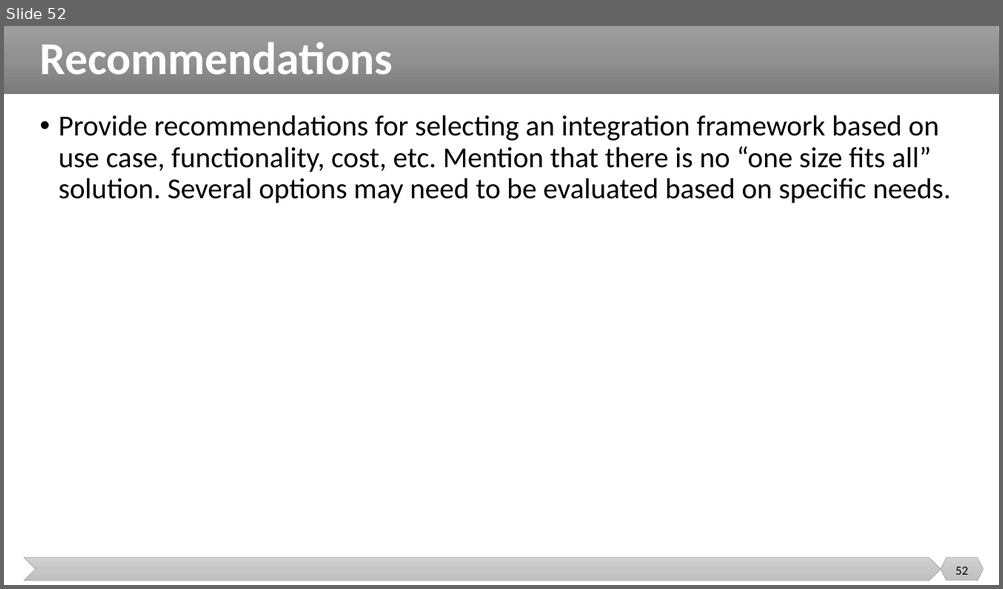
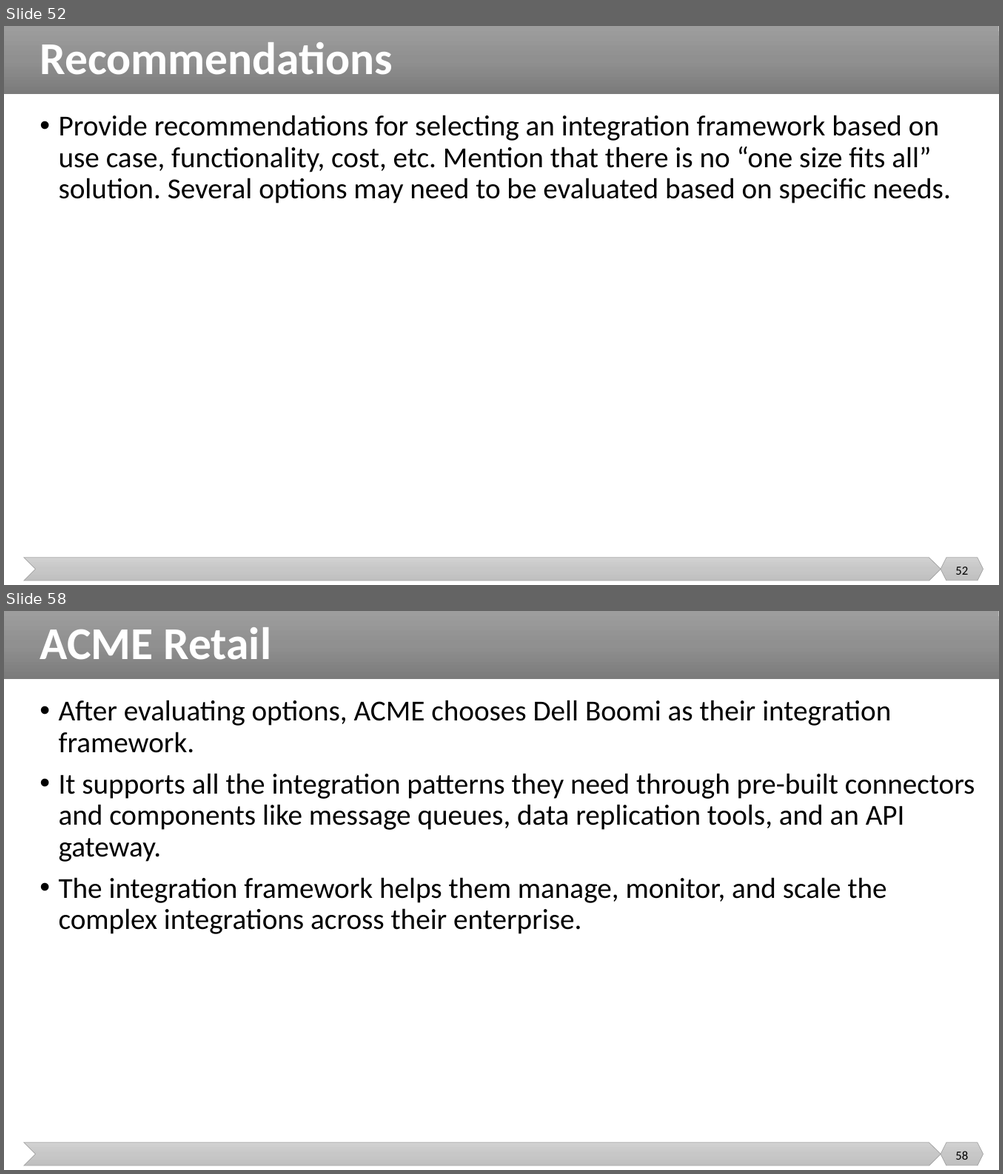
Before and after one commit to malenezi/malenezi, a slide deck: SE495/Lectures/6-Integration Patterns and Frameworks/Integration Patterns and Frameworks.pptx. Shown one above the other, each under a label of ours: slide 52 before the commit, slides 52 and 58 after it; the slides between them are not shown. The pictures are 1003x589 and 1003x1174 pixels, drawn with LibreOffice and Linux fonts; fonts in the diff are those of the drawing. Boxes give left, top, right and bottom in pixels: in the first picture for what was removed or moved away, otherwise in the second. Text is boxed around its words. In the diff, an @@ line names an element or a change of style, - is before the commit and + after.

```diff
--- a/SE495/Lectures/6-Integration Patterns and Frameworks/Integration Patterns and Frameworks.pptx
+++ b/SE495/Lectures/6-Integration Patterns and Frameworks/Integration Patterns and Frameworks.pptx
@@ slide 58 added at (x1=4, y1=611, x2=999, y2=1170), background #FFFFFF; not listed: 3 template elements that a slide beside it also shows @@
@@ title added at (x1=40, y1=627, x2=271, y2=659), 44 pt, text #FFFFFF, bold @@
+ACME Retail
@@ text added at (x1=59, y1=700, x2=975, y2=934), 28 pt, text #000000 @@
+• After evaluating options, ACME chooses Dell Boomi as their integration framework.
+• It supports all the integration patterns they need through pre-built connectors and components like message queues, data replication tools, and an API gateway.
+• The integration framework helps them manage, monitor, and scale the complex integrations across their enterprise.
@@ page number added at (x1=955, y1=1151, x2=967, y2=1160), 12 pt, text #000000 @@
+58
```
Also in this commit, not shown: 1 slide changed, 6 other slides added, 1 slide removed.
